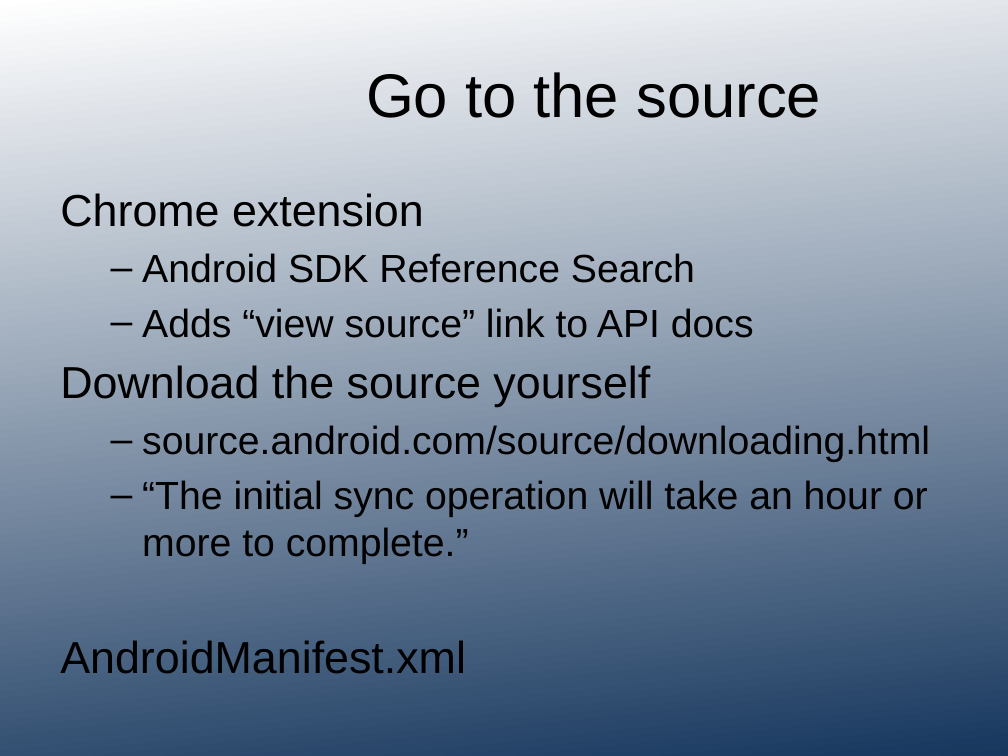
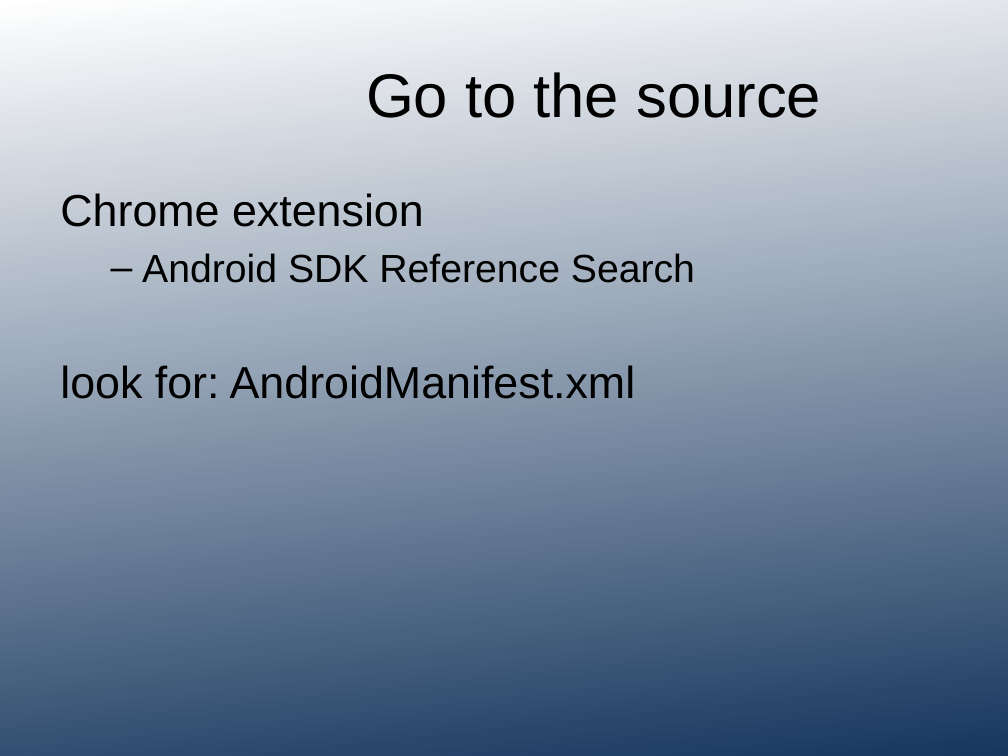
Before and after one commit to jessitron/Tronsmit, a slide deck: slide 40 of presentations/DODN-Intents.pptx (slide 39 before the commit). Drawn at 1008x756 pixels with LibreOffice and Linux fonts; fonts in the diff are those of the drawing; background and template pictures are left out. Boxes give left, top, right and bottom in pixels: in the first picture for what was removed or moved away, otherwise in the second. Text is boxed around its words. In the diff, an @@ line names an element or a change of style, - is before the commit and + after.

```diff
--- a/presentations/DODN-Intents.pptx
+++ b/presentations/DODN-Intents.pptx
@@ text at (60, 365, 636, 399): text changed; size 28 to 32 pt @@
-  – Adds “view source” link to API docs
-Download the source yourself
-  – source.android.com/source/downloading.html
-  – “The initial sync operation will take an hour or more to complete.”
-AndroidManifest.xml
+look for: AndroidManifest.xml
```
Also in this commit, not shown: 6 other slides changed, 1 slide added, 1 other file.
